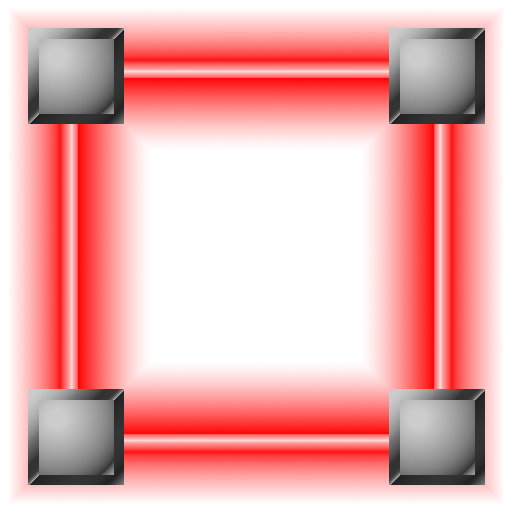
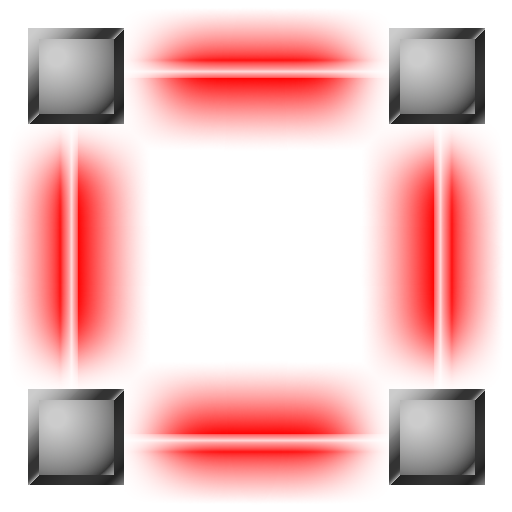
Layer changes from the first 512px x 512px image to the second:
renamed "Background" to "Layer #1", showed it, moved it into group "top right", painted on it over [8, 8, 504, 504]
renamed "Layer #1" to "Layer #2", painted on it over [39, 124, 114, 389]
renamed "Layer #2" to "Layer #7", moved it into group "bottom left", painted on it over [124, 389, 389, 485]
renamed "Layer #9" to "Layer #11", showed it, painted on it, masked it over [8, 8, 504, 504]
removed layer "Layer #10" (in "lasers v2") from group "lasers v2" over [8, 8, 504, 504]
renamed "Layer #6" to "Layer #10", hid it, moved it into group "lasers v2", painted on it over [8, 8, 504, 504]
renamed "Layer #7" to "Layer #8", hid it, moved it into group "lasers v2", painted on it over [26, 26, 486, 486]
